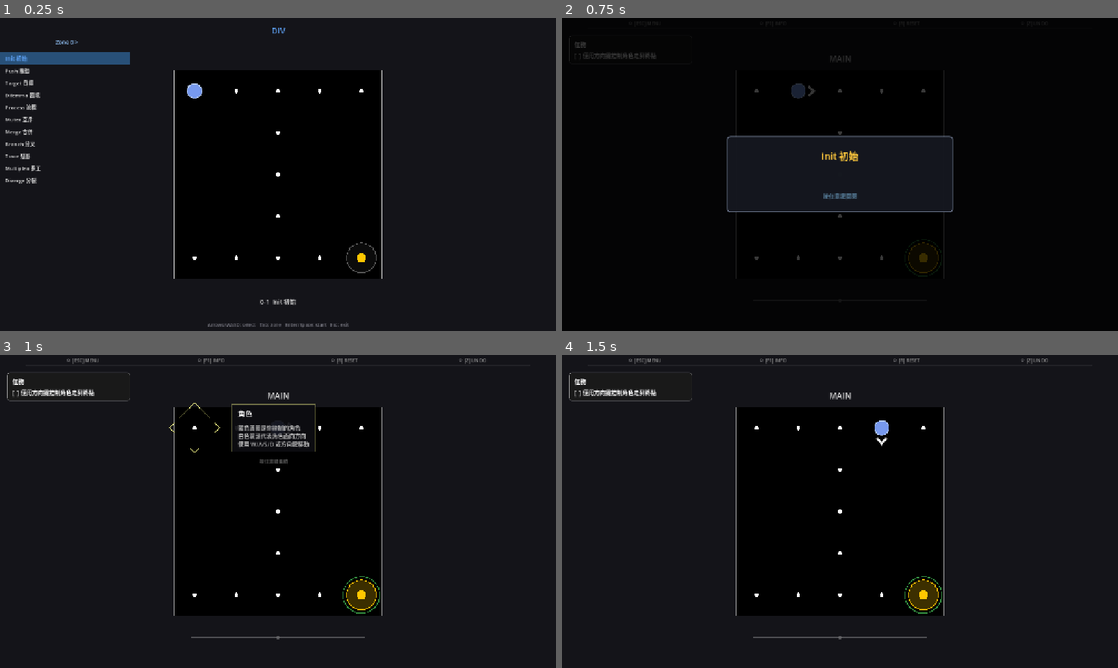
Above: before the commit, frames 1-4 (two rows, left to right).
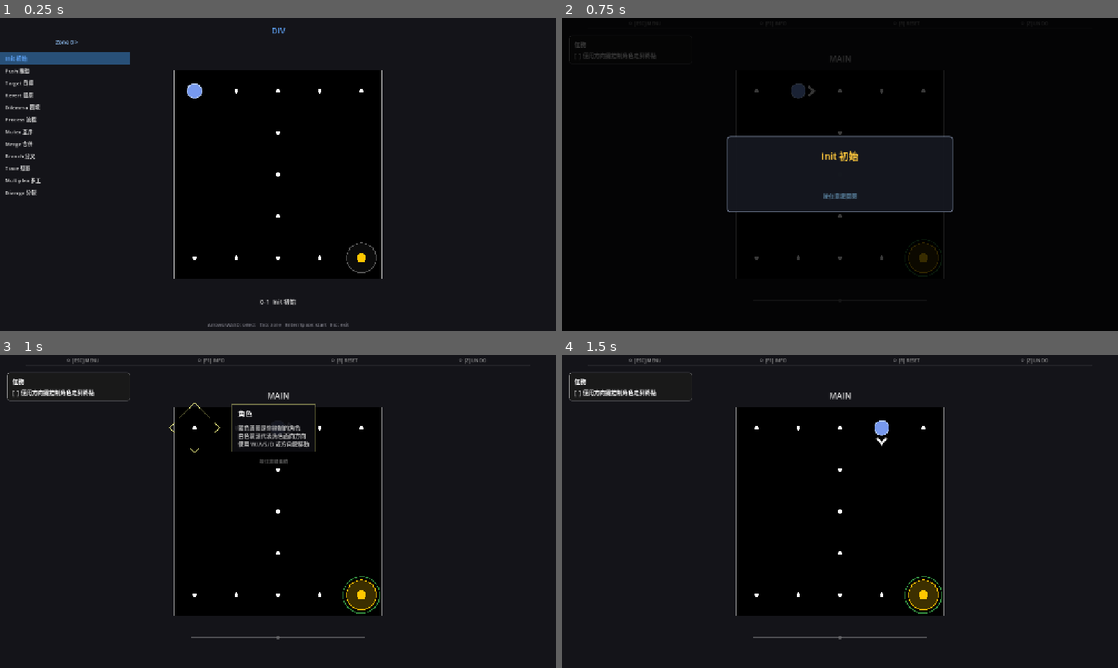
Above: after the commit, the same moments.

Repository: Periodev/DIV
Game: Godot game, scene res://scenes/main.tscn
Two runs of this game, one before a commit and one after it. Both use one fixed random seed, a clock stepped at 60 frames per second and the inputs below.
Inputs:
- Up to frame 1 (0.25 s): no input
- Up to frame 2 (0.75 s): tap Enter at 0.5 s; hold D from 0.53 s (still down); tap R at 0.6 s
- Up to frame 3 (1 s): keep holding D; tap Space at 0.77 s
- Up to frame 4 (1.5 s): release D at 1.28 s; hold S from 1.28 s (still down); tap Z at 1.35 s

The runs differ from the first frame. In frame 1, 0.5% of the frame differs, in the area x 1-8%, y 23-57%; in frame 2, nothing differs; in frame 3, nothing differs; in frame 4, nothing differs.

Commit message:
level update

Diff:
--- a/godot/scripts/TutorialController.gd
+++ b/godot/scripts/TutorialController.gd
@@ -12,6 +12,8 @@
 	"walk_to_goal": [Check.PLAYER_ON_GOAL],
 	"core_intro":   [Check.PLAYER_ON_GOAL],
 	"switch_and_goal": [Check.SWITCH_PROGRESS, Check.GOAL_ACTIVE],
+	"revert": [Check.SWITCH_PROGRESS, Check.GOAL_ACTIVE],
+
 	"split_switches": [
 		Check.SWITCH_ACTIVATED,
 		Check.INPUT_TAB,
Not shown, changed: godot/Level/Level0.txt
Not shown, changed: godot/Level/Level1.txt
